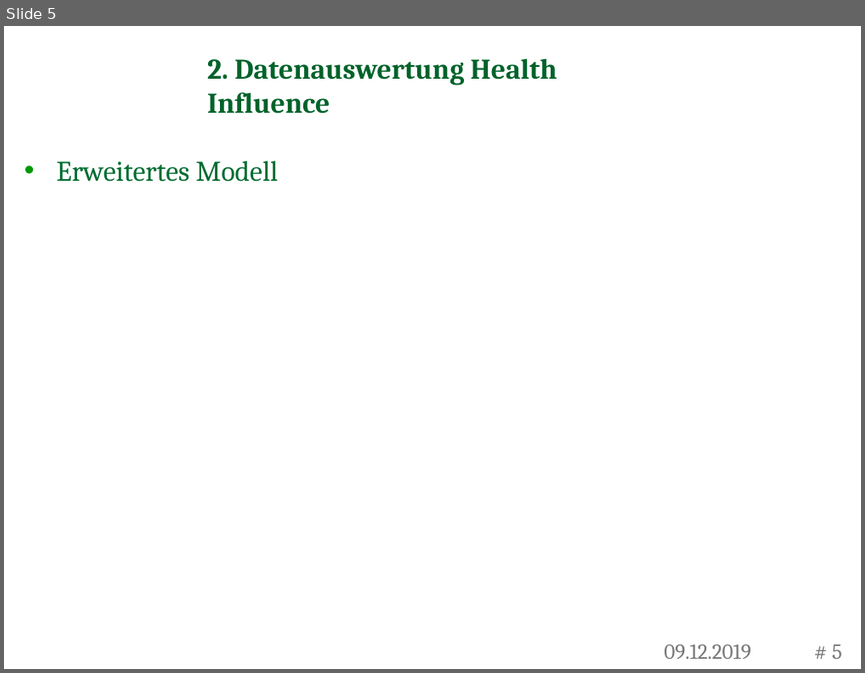
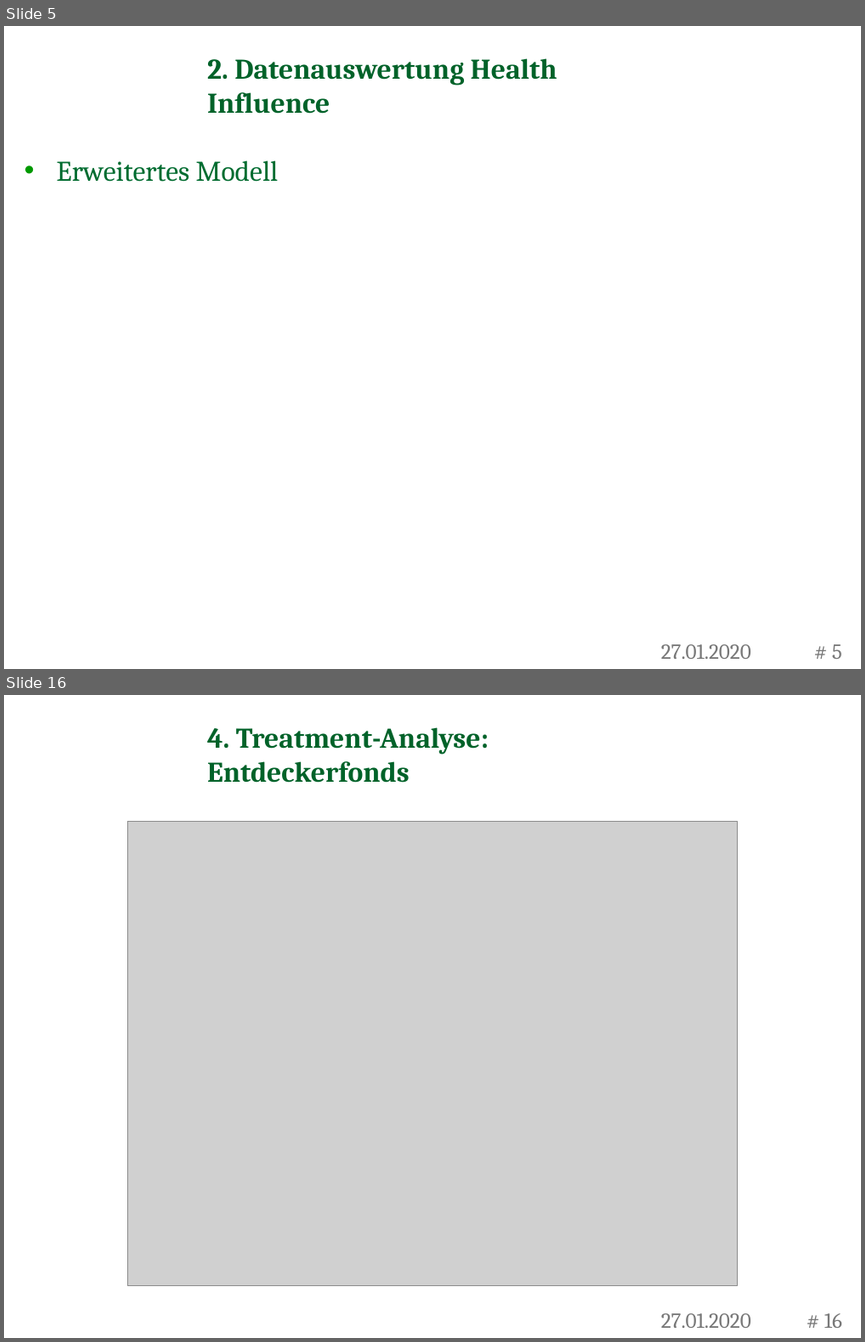
Before and after one commit to RafaelSchuetz/Pareto, a slide deck: CHILDREN/Zwischenkolloquien/2. Zwischentreffen Präsentation.pptx. Shown one above the other, each under a label of ours: slide 5 before the commit, slides 5 and 16 after it; the slides between them are not shown. The pictures are 865x673 and 865x1342 pixels, drawn with LibreOffice and Linux fonts; fonts in the diff are those of the drawing; grey boxes stand for pictures; background and template pictures are left out. Boxes give left, top, right and bottom in pixels: in the first picture for what was removed or moved away, otherwise in the second. Text is boxed around its words. In the diff, an @@ line names an element or a change of style, - is before the commit and + after.

```diff
--- a/CHILDREN/Zwischenkolloquien/2. Zwischentreffen Präsentation.pptx
+++ b/CHILDREN/Zwischenkolloquien/2. Zwischentreffen Präsentation.pptx
@@ slide 16 added at (4, 695, 861, 1338), background picture (left out) @@
@@ title added at (207, 727, 488, 783), 24 pt, text #006229, bold @@
+4. Treatment-Analyse: Entdeckerfonds
@@ picture added at (128, 821, 738, 1286) @@
@@ text added at (661, 1313, 751, 1327), 18 pt, text #777777 @@
+27.01.2020
@@ page number added at (824, 1313, 842, 1327), 18 pt, text #777777 @@
+# 16
@@ slide 5 changed as well @@
@@ text at (661, 644, 751, 658): text changed @@
-09.12.2019
+27.01.2020
```
Also in this commit, not shown: 5 other slides changed, 10 other slides added, 3 other files.
